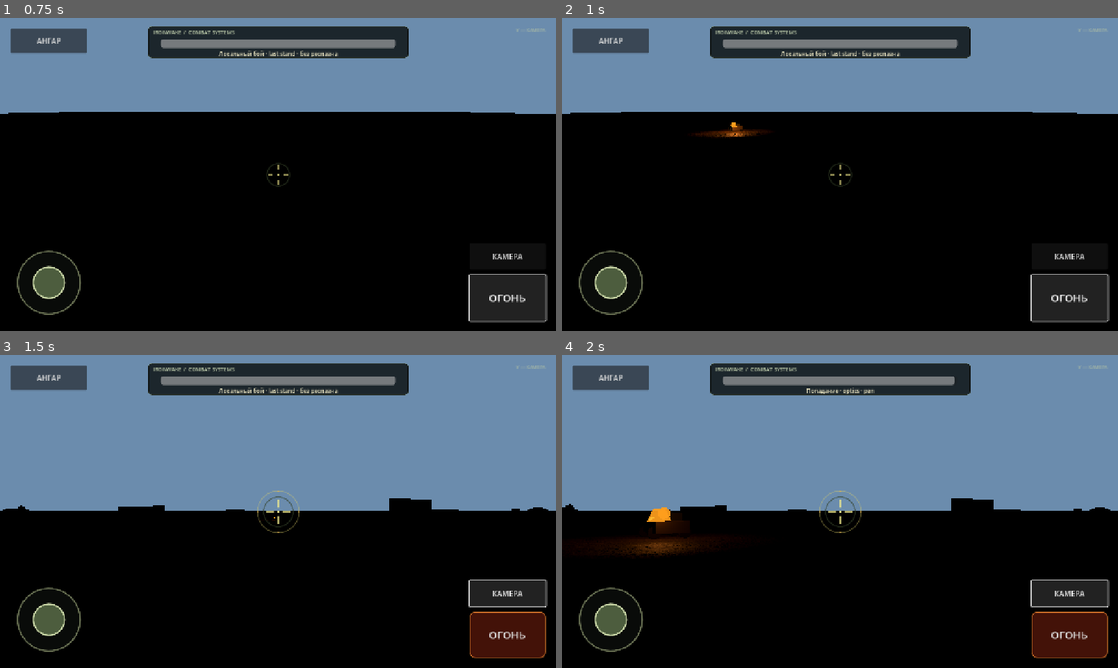
Above: before the commit, frames 1-4 (two rows, left to right).
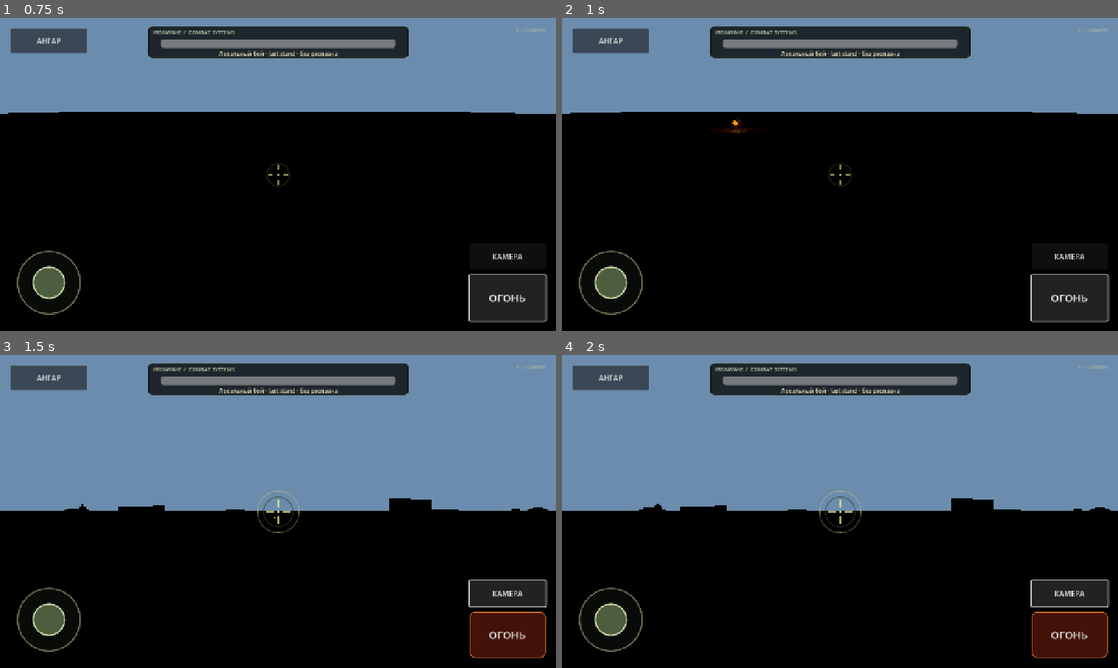
Above: after the commit, the same moments.

Repository: ivanivorontsov-sudo/ironwake-android
Game: Godot game, scene res://scenes/battle.tscn
Two runs of this game, one before a commit and one after it. Both use one fixed random seed, a clock stepped at 60 frames per second and the inputs below. This scene is started directly instead of the project's main scene.
Inputs:
- Up to frame 1 (0.75 s): click "ОГОНЬ" at 0.5 s
- Up to frame 2 (1 s): no input
- Up to frame 3 (1.5 s): click "КАМЕРА" at 1.25 s
- Up to frame 4 (2 s): no input

Frame 1 is identical in both runs. In frame 2, 0.3% of the frame differs, in the area x 24-38%, y 31-39%; in frame 3, less than 0.1%; in frame 4, 1.4%, in the area x 0-72%, y 6-65%.
Error in both runs: Invalid assignment of property or key 'glow_levels_1' with value of type 'float' on a base object of type 'Environment'. (res://scripts/graphics/battle_environ…

Commit message:
gameplay: reduce bots and add bot count control

Diff:
--- a/godot/Ironwake/scripts/sim/local_battle_sim.gd
+++ b/godot/Ironwake/scripts/sim/local_battle_sim.gd
@@ -11,8 +11,9 @@
 
 var arena_half: float = 110.0
 var match_time_limit: float = 360.0
-var blue_bots: int = 3
-var red_bots: int = 4
+var blue_bots: int = 0
+var red_bots: int = 1
+var bot_difficulty: float = 0.55
 
 var units: Dictionary = {}  # id -> SimUnit
 var shells: Array = []  # Dictionary shells
@@ -96,6 +97,23 @@
 			best = u.id
 	return best
 
+
+func set_bot_count(count: int) -> void:
+	blue_bots = 0
+	red_bots = clampi(count, 0, 1)
+	if _bots == null:
+		_bots = LocalBotAI.new(self)
+	# Remove only local AI units; never touch the human player.
+	var remove_ids: Array[String] = []
+	for id_any in units.keys():
+		var id := str(id_any)
+		if id.begins_with("bot_"):
+			remove_ids.append(id)
+	for id in remove_ids:
+		units.erase(id)
+	_bots.fill_room(blue_bots, red_bots)
+	_emit({"type": "bot_count", "count": red_bots})
+	_push_state()
 
 func set_local_input(frame: Dictionary) -> void:
 	var u: SimUnit = get_unit(local_player_id)
